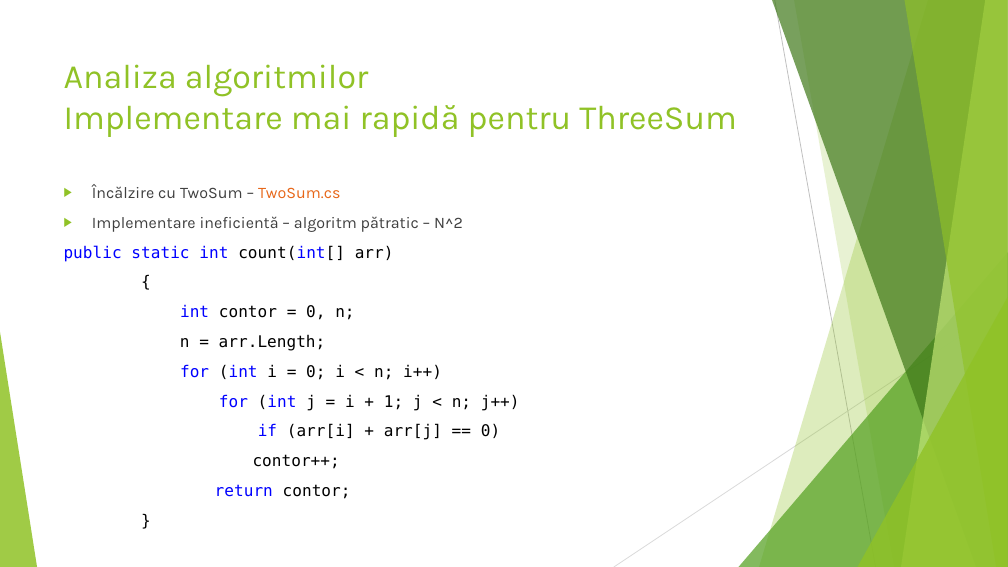
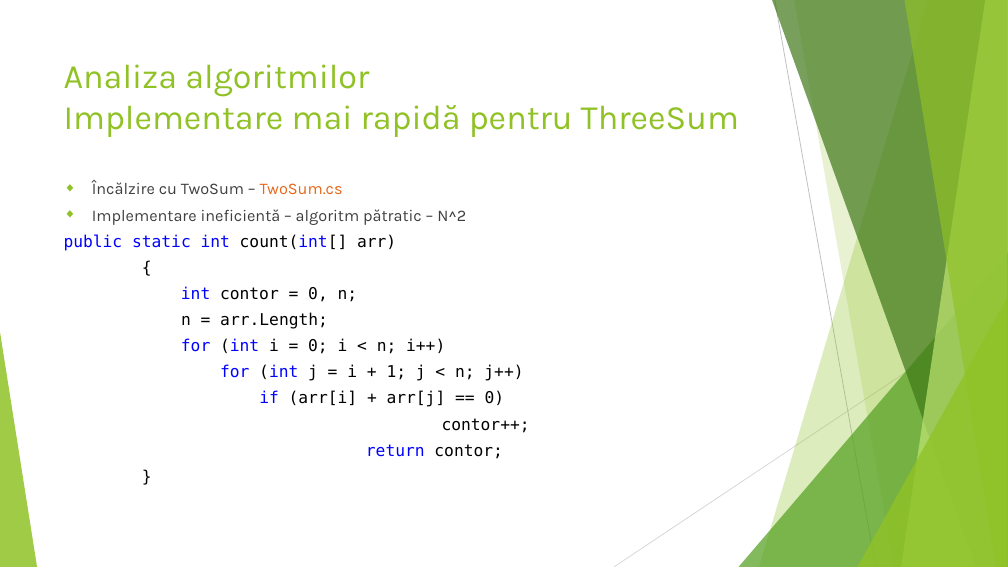
Before and after one commit to HoreaOros/ASD2015, a slide deck: slide 72 of ASD.pptx. Drawn at 1008x567 pixels with LibreOffice and Linux fonts; fonts in the diff are those of the drawing. Boxes give left, top, right and bottom in pixels: in the first picture for what was removed or moved away, otherwise in the second. Text is boxed around its words. In the diff, an @@ line names an element or a change of style, - is before the commit and + after.

```diff
--- a/ASD.pptx
+++ b/ASD.pptx
@@ title "Analiza algoritmilor Implementare mai rapidă ..." at bbox=[64, 64, 739, 137]: size 32.4 to 32.5 pt @@
@@ text "Încălzire cu TwoSum – TwoSum.cs" at bbox=[64, 180, 530, 459]: size 15.3 to 15.5 pt; text colour #404040 to #3F3F3F in "Încălzire cu TwoSum –", "Implementare ineficientă – algoritm pătratic – N^2"; highlight #FFFFFF to none in "public static int count(int[] arr)", "{", "int contor = 0, n;", "n = arr.Length;" and 6 more places; bullet ▶ to ◆; line spacing 1 to 0.8; less space between paragraphs @@
```
Also in this commit, not shown: 239 other slides changed, 1 other file.
